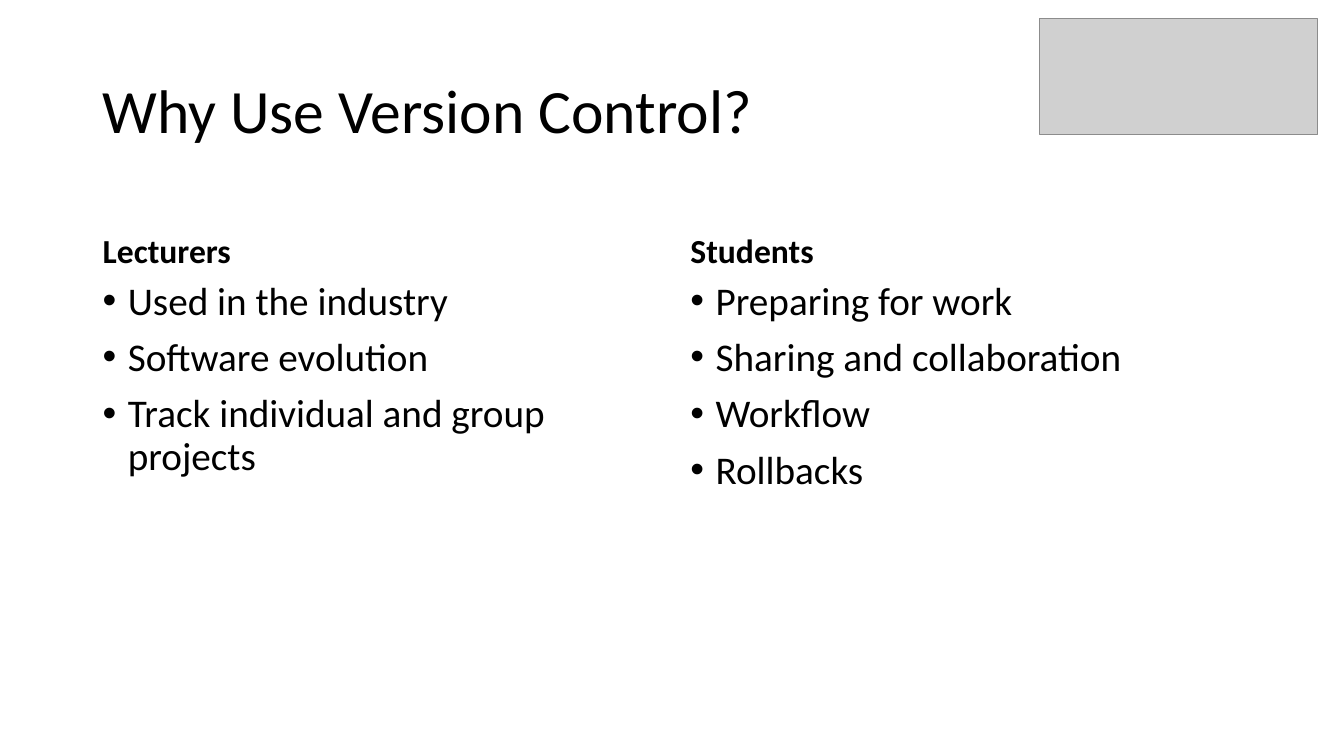
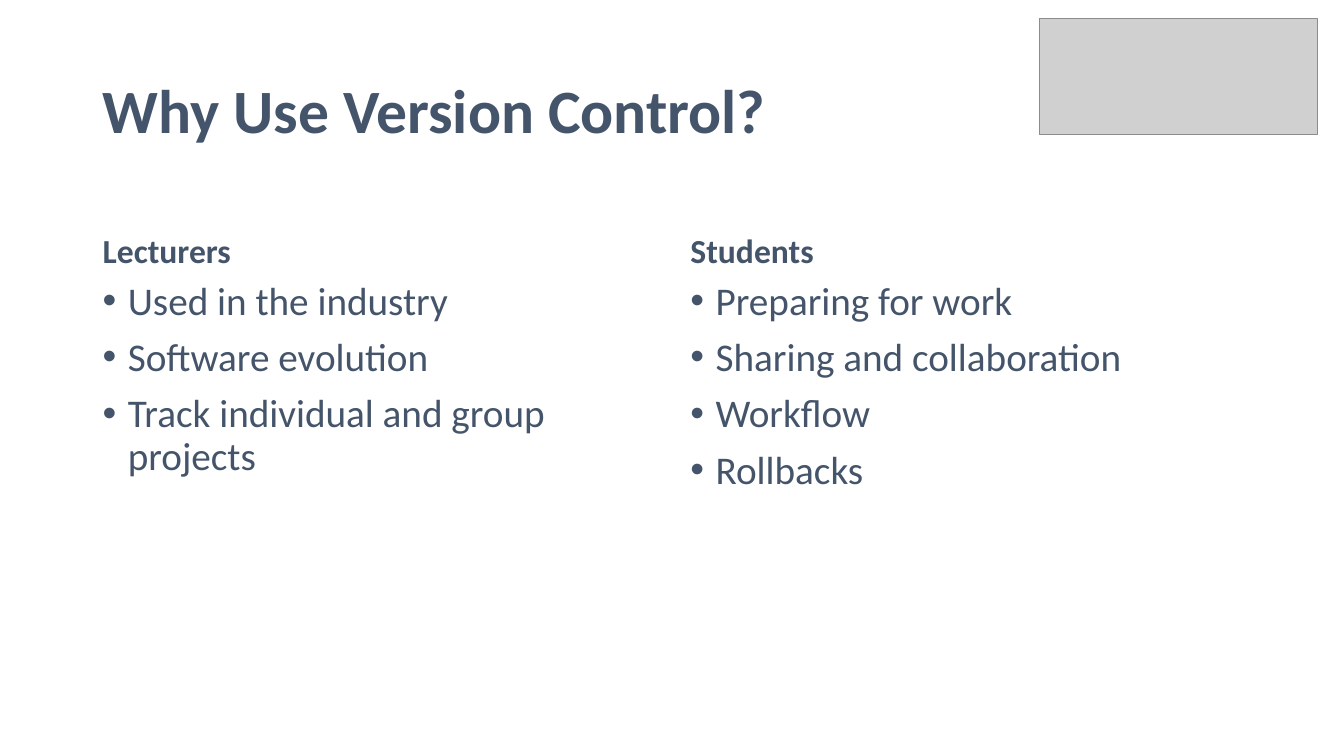
Before and after one commit to noelmcgrath/GitPresentation, a slide deck: slide 4 of Introduction to Git and GitHub.pptx (slide 11 before the commit). Drawn at 1344x756 pixels with LibreOffice and Linux fonts; fonts in the diff are those of the drawing; grey boxes stand for pictures. Boxes give left, top, right and bottom in pixels: in the first picture for what was removed or moved away, otherwise in the second. Text is boxed around its words. In the diff, an @@ line names an element or a change of style, - is before the commit and + after.

```diff
--- a/Introduction to Git and GitHub.pptx
+++ b/Introduction to Git and GitHub.pptx
@@ title "Why Use Version Control?" at (103, 89, 765, 143): text colour #000000 to #44546A, bold on @@
@@ text colour #000000 to #44546A in 4 elements at (103, 241, 231, 264), (128, 287, 544, 477), (690, 239, 813, 264), (716, 287, 1121, 485) @@
```
Also in this commit, not shown: 5 other slides changed, 4 slides added, 1 slide removed, 1 other file.
